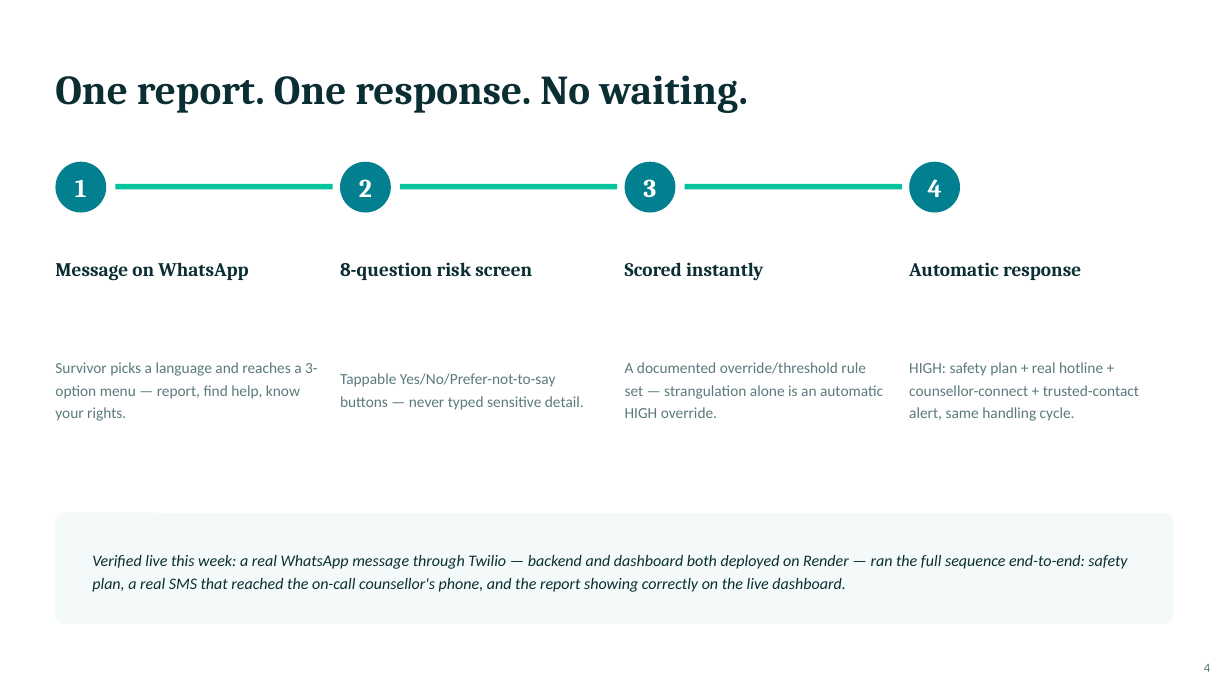
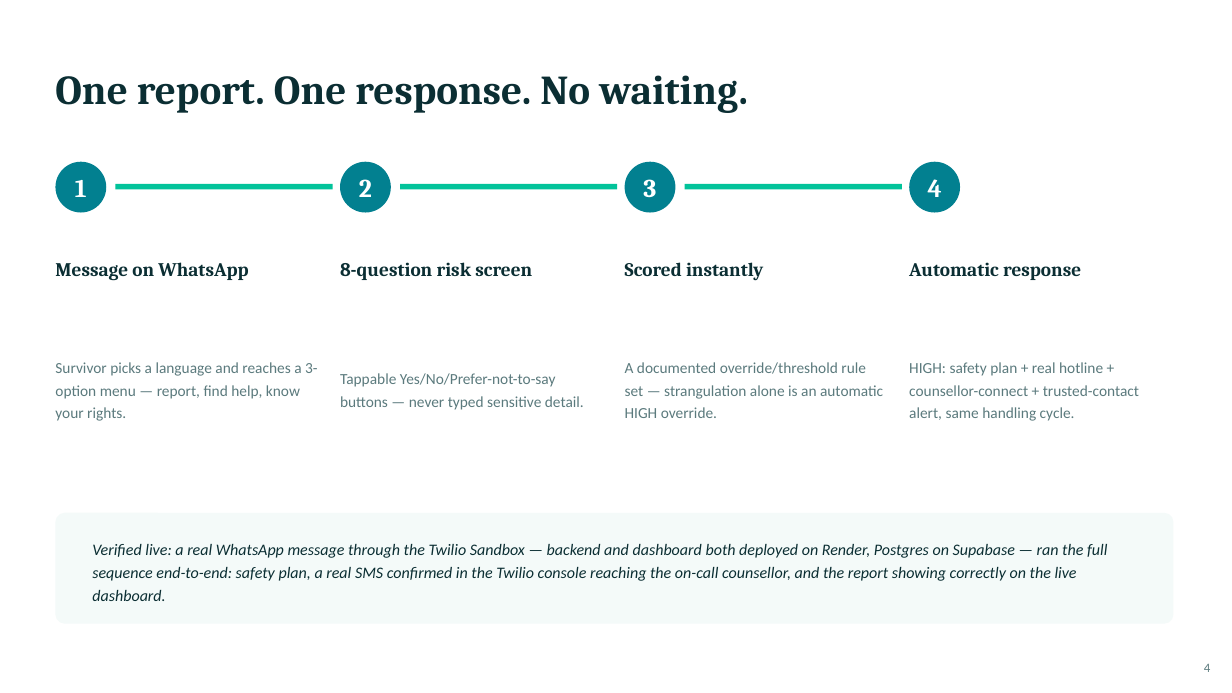
Before and after one commit to Nnouka/vimbiso, a slide deck: slide 4 of submission/vimbiso-pitch-deck.pptx. Drawn at 1232x693 pixels with LibreOffice and Linux fonts; fonts in the diff are those of the drawing. Boxes give left, top, right and bottom in pixels: in the first picture for what was removed or moved away, otherwise in the second. Text is boxed around its words. In the diff, an @@ line names an element or a change of style, - is before the commit and + after.

```diff
--- a/submission/vimbiso-pitch-deck.pptx
+++ b/submission/vimbiso-pitch-deck.pptx
@@ text at <box>92,544,1107,601</box>: text changed @@
-Verified live this week: a real WhatsApp message through Twilio — backend and dashboard both deployed on Render — ran the full sequence end-to-end: safety plan, a real SMS that reached the on-call counsellor's phone, and the report showing correctly on the live dashboard.
+Verified live: a real WhatsApp message through the Twilio Sandbox — backend and dashboard both deployed on Render, Postgres on Supabase — ran the full sequence end-to-end: safety plan, a real SMS confirmed in the Twilio console reaching the on-call counsellor, and the report showing correctly on the live dashboard.
```
Also in this commit, not shown: 3 other slides changed, 5 other files.
